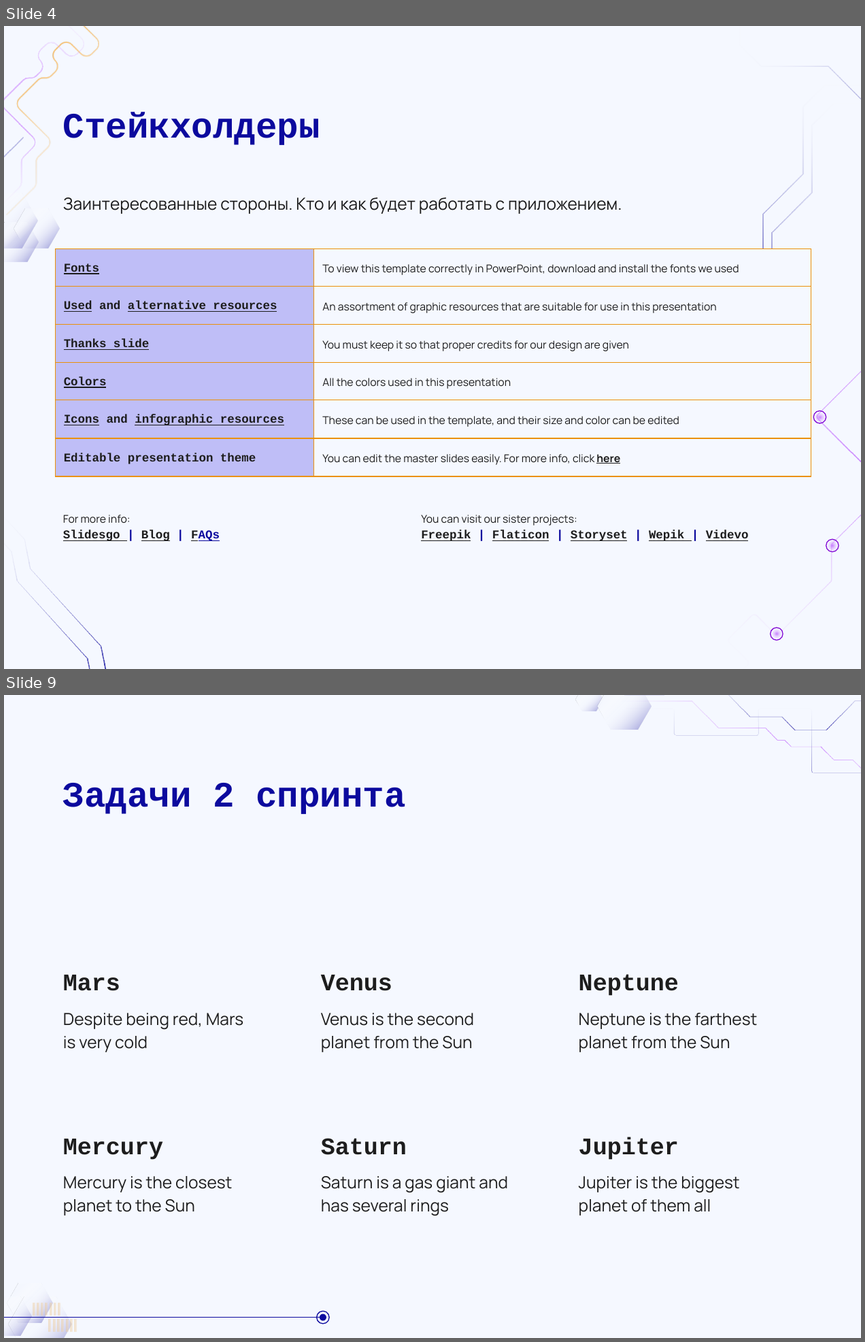
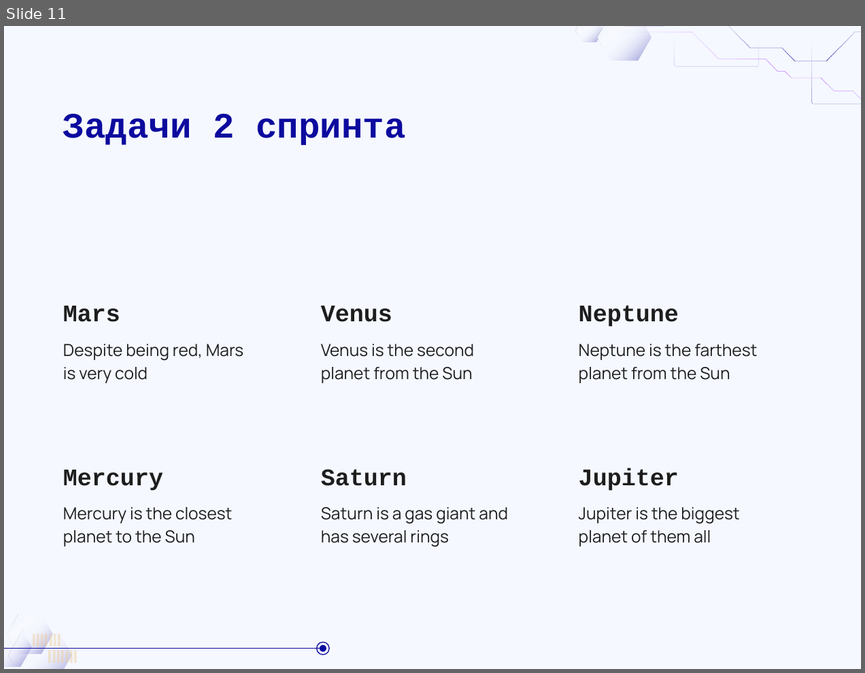
Before and after one commit to DaL1ner/virtual_queue_management_system, a slide deck: reports/presentation/sprint-01.pptx. Shown one above the other, each under a label of ours: slides 4 and 9 before the commit, slide 11 after it; the slides between them are not shown. The pictures are 865x1342 and 865x673 pixels, drawn with LibreOffice and Linux fonts; fonts in the diff are those of the drawing; background and template pictures are left out. Boxes give left, top, right and bottom in pixels: in the first picture for what was removed or moved away, otherwise in the second. Text is boxed around its words. In the diff, an @@ line names an element or a change of style, - is before the commit and + after.

```diff
--- a/reports/presentation/sprint-01.pptx
+++ b/reports/presentation/sprint-01.pptx
@@ slide 4 removed at [4, 26, 861, 669], background #F5F8FF @@
@@ group removed at [4, 26, 99, 261]: 6 freeform shapes @@
@@ title removed at [63, 112, 320, 145] @@
-Стейкхолдеры
@@ text removed at [63, 197, 621, 214] @@
-Заинтересованные стороны. Кто и как будет работать с приложением.
@@ table removed at [56, 249, 811, 477], 6 rows, 2 columns @@
-Fonts | To view this template correctly in PowerPoint, download and install the fonts we used
-Used and alternative resources | An assortment of graphic resources that are suitable for use in this presentation
-Thanks slide | You must keep it so that proper credits for our design are given
-Colors | All the colors used in this presentation
-Icons and infographic resources | These can be used in the template, and their size and color can be edited
-Editable presentation theme | You can edit the master slides easily. For more info, click here
@@ group removed at [728, 26, 861, 669]: 6 ellipses, 4 freeform shapes @@
@@ freeform shape removed at [4, 505, 135, 669] @@
@@ text removed at [63, 514, 220, 541] @@
-For more info:
-Slidesgo | Blog | FAQs
@@ text removed at [421, 514, 749, 541] @@
-You can visit our sister projects:
-Freepik | Flaticon | Storyset | Wepik | Videvo
@@ freeform shape removed at [4, 518, 122, 669] @@
@@ what was slide 9 is now slide 11 @@
```
Also in this commit, not shown: 7 slides changed, 2 slides added, 1 other slide removed.
